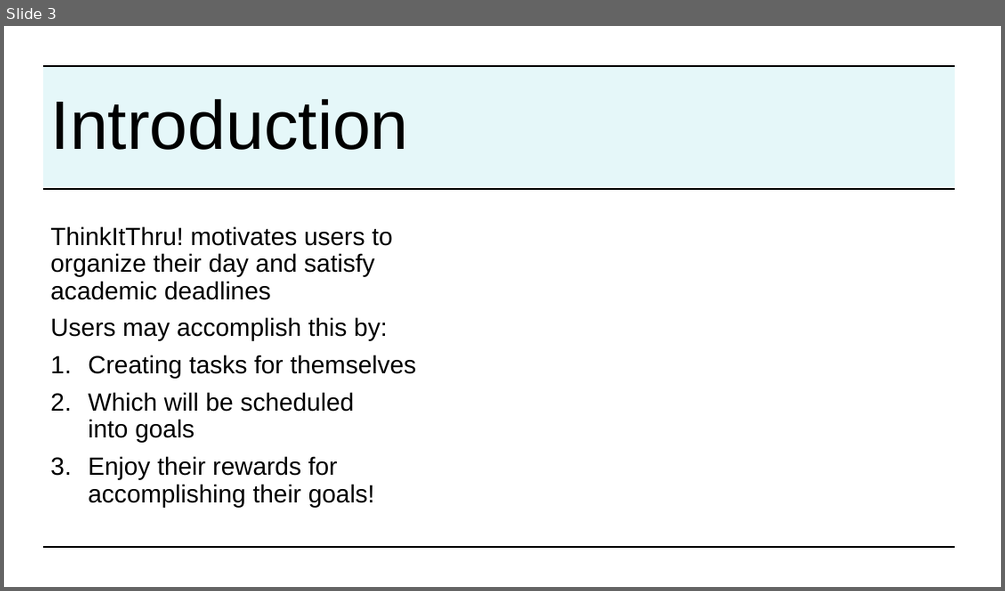
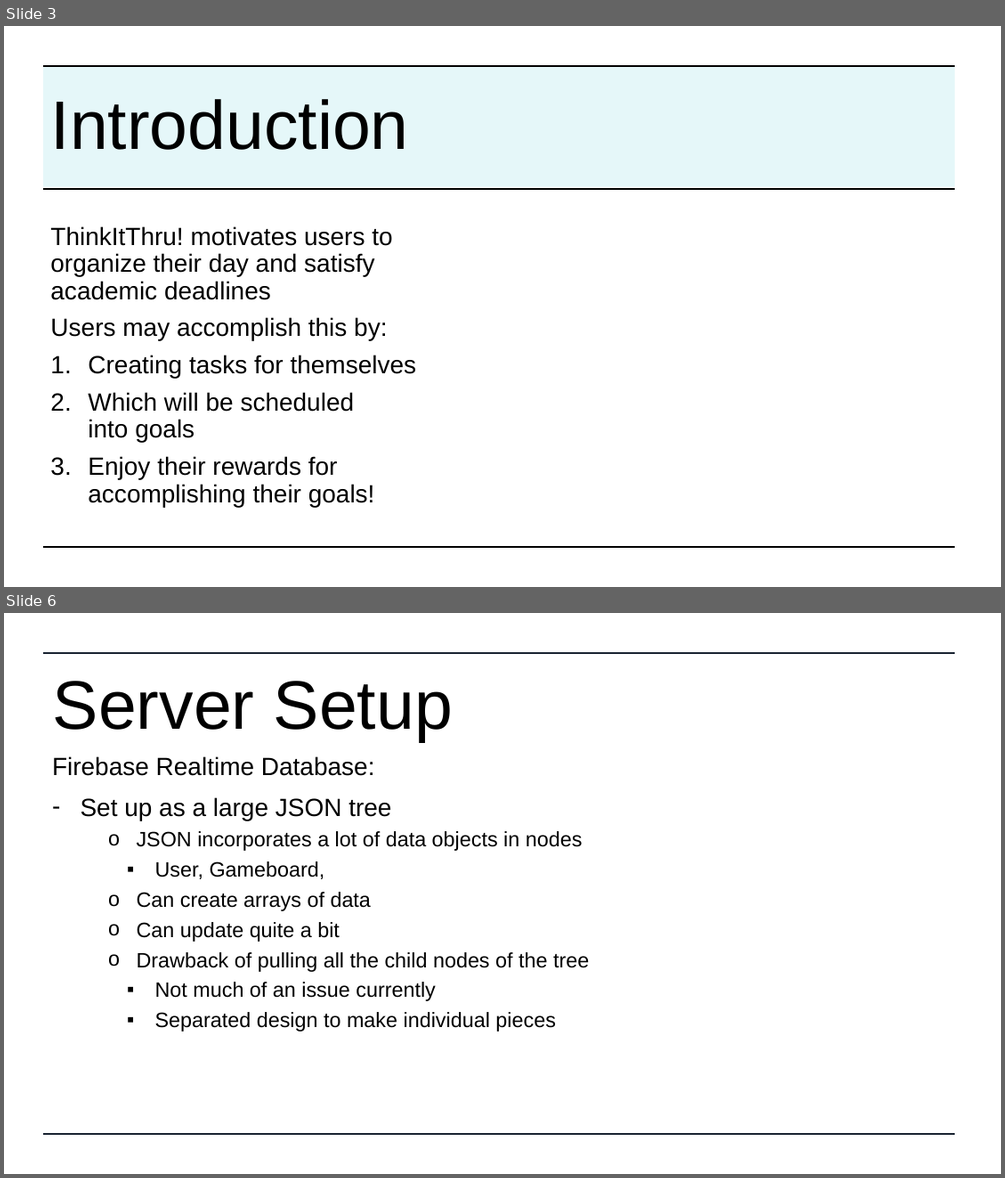
Before and after one commit to lwright249/ThinkItThru, a slide deck: Documentation/DiagramPresentation.pptx. Shown one above the other, each under a label of ours: slide 3 before the commit, slides 3 and 6 after it; the slides between them are not shown. The pictures are 1005x591 and 1005x1178 pixels, drawn with LibreOffice and Linux fonts; fonts in the diff are those of the drawing; background and template pictures are left out. Boxes give left, top, right and bottom in pixels: in the first picture for what was removed or moved away, otherwise in the second. Text is boxed around its words. In the diff, an @@ line names an element or a change of style, - is before the commit and + after.

```diff
--- a/Documentation/DiagramPresentation.pptx
+++ b/Documentation/DiagramPresentation.pptx
@@ slide 6 added at (4,613,1001,1174), background #FFFFFF @@
@@ line added from (44, 653) to (955, 653), #182230 2.25 pt @@
@@ text added at (53,681,453,741), 66 pt, text #000000 @@
+Server Setup
@@ text added at (52,756,589,1031), 20 pt, text #000000 @@
+Firebase Realtime Database:
+– Set up as a large JSON tree
+  o JSON incorporates a lot of data objects in nodes
+    ▪ User, Gameboard,
+  o Can create arrays of data
+  o Can update quite a bit
+  o Drawback of pulling all the child nodes of the tree
+    ▪ Not much of an issue currently
+    ▪ Separated design to make individual pieces
@@ line added from (44, 1134) to (955, 1134), #182230 2.25 pt @@
```
Also in this commit, not shown: 1 slide changed, 4 other slides added, 7 slides removed.
